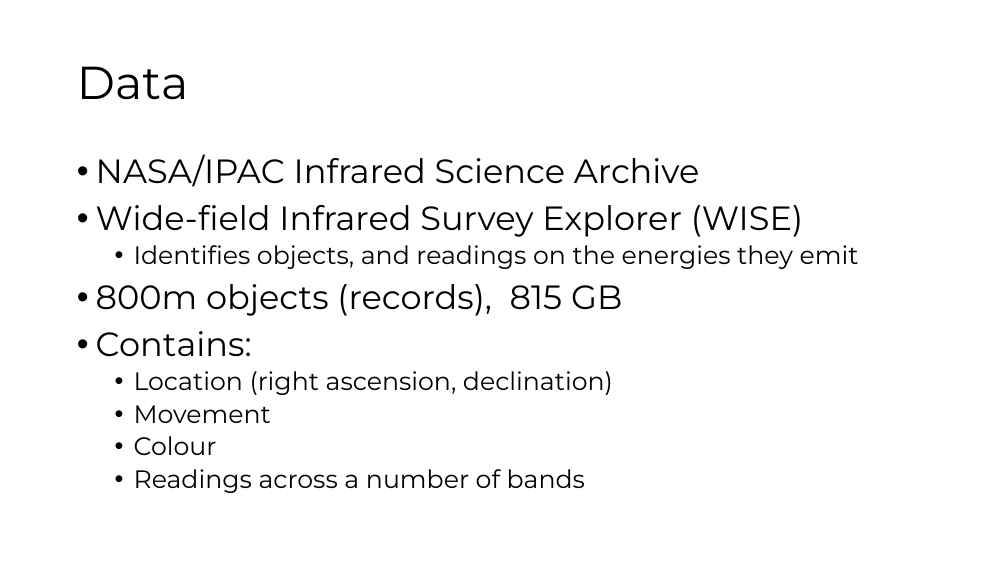
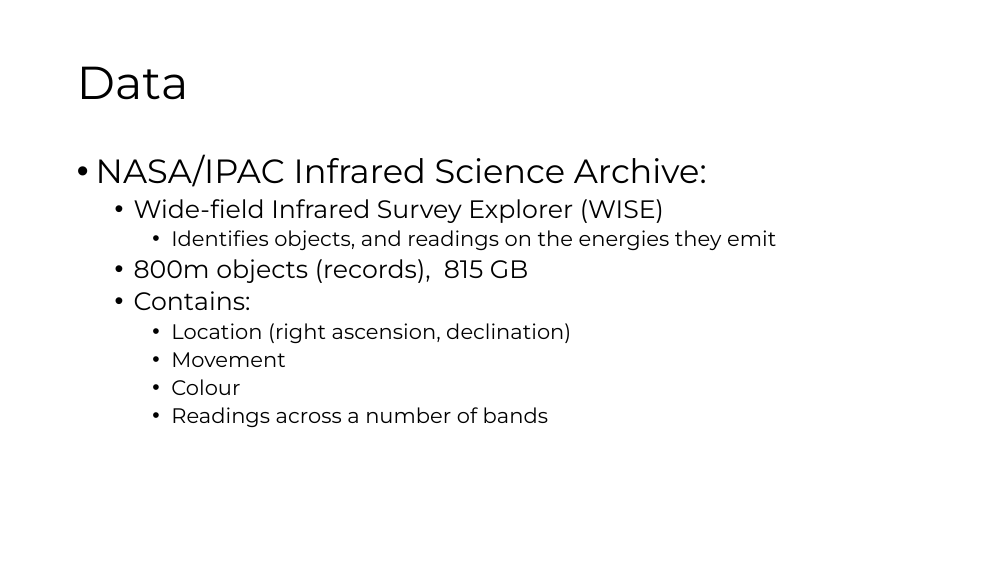
Before and after one commit to ibhojwani/seip_big_data, a slide deck: slide 5 of Presentation.pptx. Drawn at 1008x567 pixels with LibreOffice and Linux fonts; fonts in the diff are those of the drawing. Boxes give left, top, right and bottom in pixels: in the first picture for what was removed or moved away, otherwise in the second. Text is boxed around its words. In the diff, an @@ line names an element or a change of style, - is before the commit and + after.

```diff
--- a/Presentation.pptx
+++ b/Presentation.pptx
@@ text at <box>96,154,707,187</box>: text changed @@
-• NASA/IPAC Infrared Science Archive
+• NASA/IPAC Infrared Science Archive:
@@ text at <box>134,199,776,427</box>: size 32 to 24 pt in "Wide-field Infrared Survey Explorer (WISE)", "800m objects (records), 815 GB", "Contains:"; size 24 to 20 pt in "Identifies objects, and readings on the energies ...", "Location (right ascension, declination)", "Movement", "Colour" and 1 more places; list level 1 to 2 in "Wide-field Infrared Survey Explorer (WISE)"; list level 2 to 3 in "Identifies objects, and readings on ..."; list level 1 to 2 in "800m objects (records), 815 GB"; list level 1 to 2 in "Contains:"; list level 2 to 3 in "Location (right ascension, declination)"; list level 2 to 3 in "Movement"; list level 2 to 3 in "Colour"; list level 2 to 3 in "Readings across a number of ..." @@
```
Also in this commit, not shown: 9 other slides changed, 5 slides added, 8 slides removed, 3 other files.
